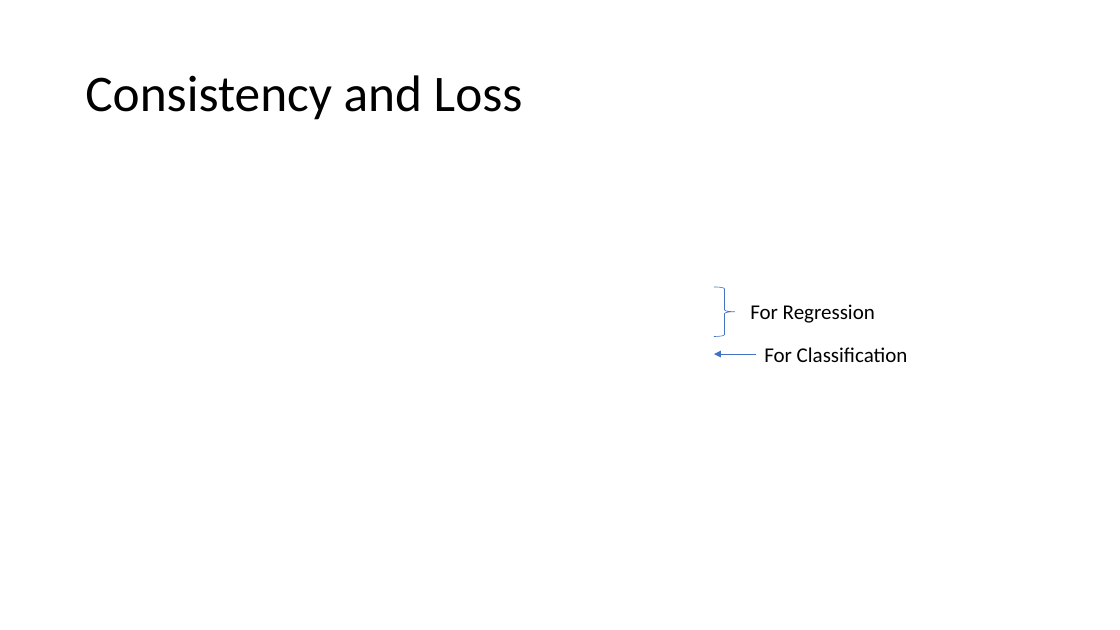
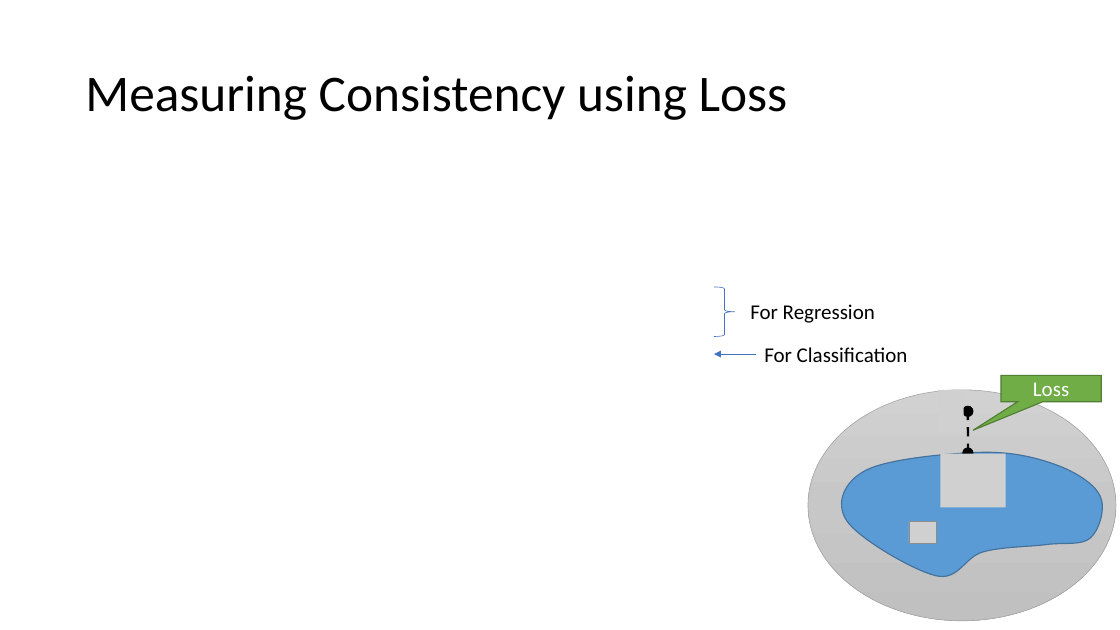
Before and after one commit to mhahsler/CS7320-AI, a slide deck: slide 6 of slides/19_ML_intro.pptx (slide 7 before the commit). Drawn at 1120x630 pixels with LibreOffice and Linux fonts; fonts in the diff are those of the drawing; grey boxes stand for pictures. Boxes give left, top, right and bottom in pixels: in the first picture for what was removed or moved away, otherwise in the second. Text is boxed around its words. In the diff, an @@ line names an element or a change of style, - is before the commit and + after.

```diff
--- a/slides/19_ML_intro.pptx
+++ b/slides/19_ML_intro.pptx
@@ title at [85,75,788,120]: text changed @@
-Consistency and Loss
+Measuring Consistency using Loss
@@ group added at [808,376,1117,621]: 3 ellipses, 3 pictures, 1 freeform shape, 1 line, 1 speech box @@
+Loss
```
Also in this commit, not shown: 15 other slides changed, 2 slides added, 2 slides removed, 1 other file.
